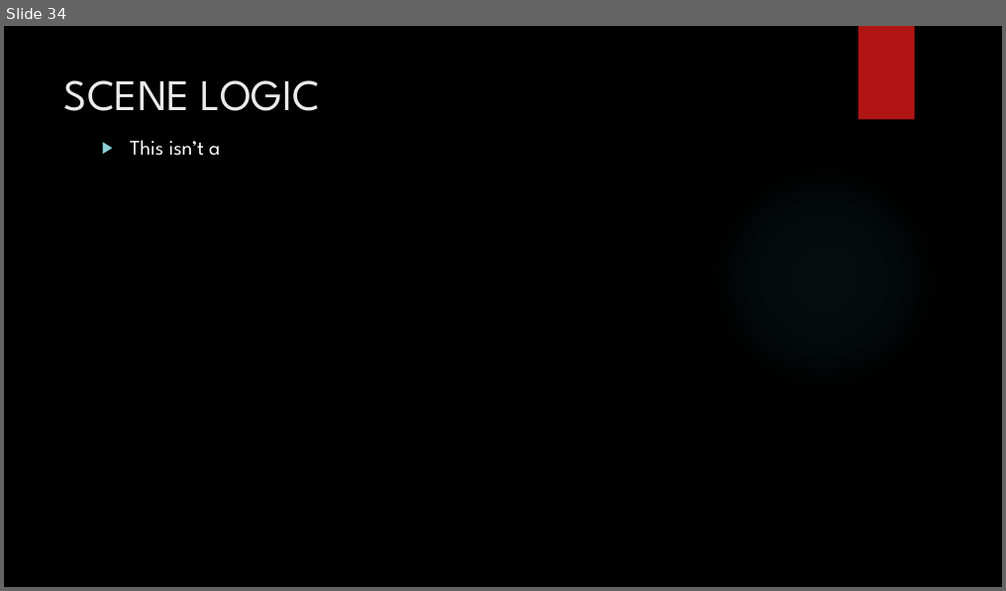
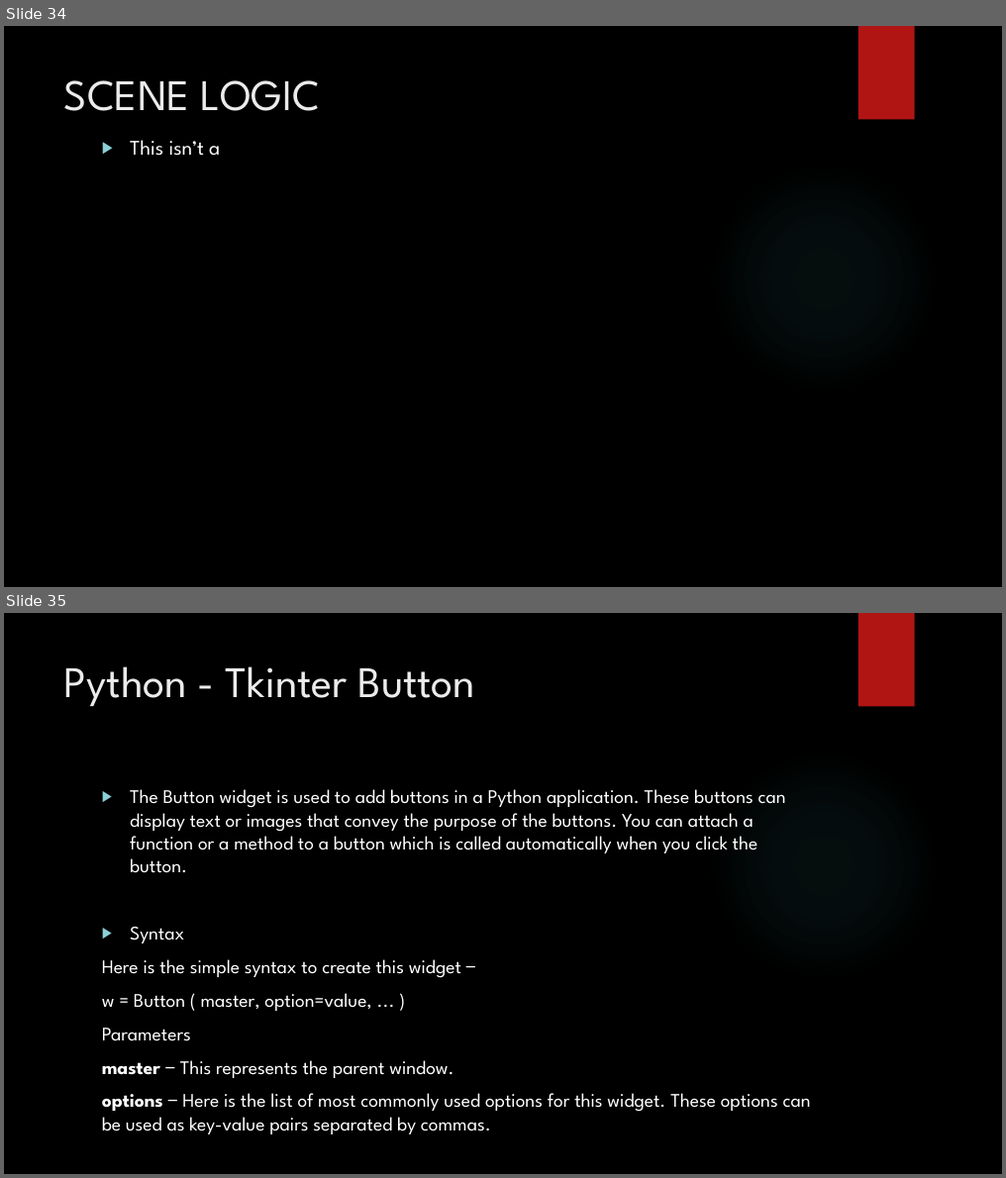
Before and after one commit to Digikids/PYTHON-APP-DEV, a slide deck: PYTHON notes.pptx. Shown one above the other, each under a label of ours: slide 34 before the commit, slides 34 and 35 after it. The pictures are 1006x591 and 1006x1178 pixels, drawn with LibreOffice and Linux fonts; fonts in the diff are those of the drawing; background and template pictures are left out. Boxes give left, top, right and bottom in pixels: in the first picture for what was removed or moved away, otherwise in the second. Text is boxed around its words. In the diff, an @@ line names an element or a change of style, - is before the commit and + after.

```diff
--- a/PYTHON notes.pptx
+++ b/PYTHON notes.pptx
@@ slide 35 added at box(4, 613, 1002, 1174), background picture (left out); not listed: 2 template elements that a slide beside it also shows @@
@@ title added at box(64, 666, 475, 706), 42 pt, text #EBEBEB @@
+Python - Tkinter Button
@@ text added at box(102, 789, 811, 1135), 18.5 pt, text #FFFFFF @@
+▶ The Button widget is used to add buttons in a Python application. These buttons can display text or images that convey the purpose of the buttons. You can attach a function or a method to a button which is called automatically when you click the button.
+▶ Syntax
+Here is the simple syntax to create this widget −
+w = Button ( master, option=value, ... )
+Parameters
+master − This represents the parent window.
+options − Here is the list of most commonly used options for this widget. These options can be used as key-value pairs separated by commas.
```
Also in this commit, not shown: 7 other files.
